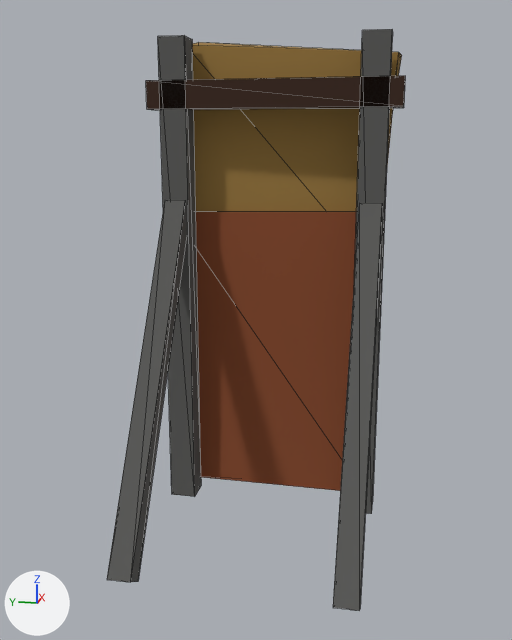
Renders of the glTF model game/public/models/arm_scrap_sheet.glb from each side of a commit.
Before and after are seen from a 50 mm camera at (-1.139, -0.233, 0.71) aimed at (0.04, 0.003, 0.415). The axes (+X, +Y, +Z) are drawn at lower left. The lights are the same throughout. The picture after the commit comes second. Mesh edges are drawn as thin lines. Vertices at exactly the same position are counted once.

The first picture shows 'arm_scrap_sheet'.
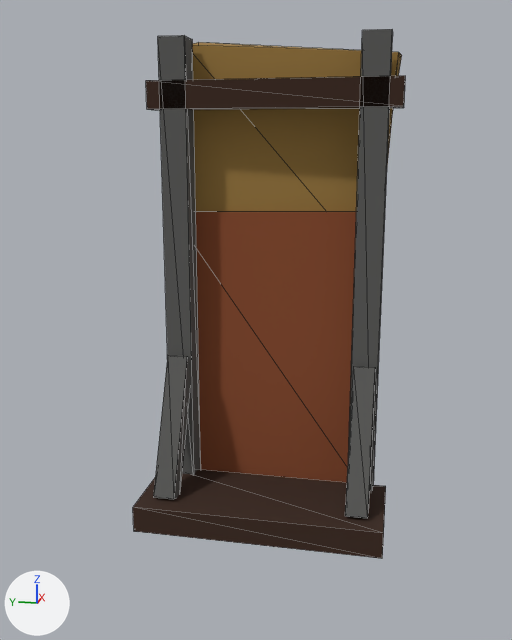
Where the change shows, as pixel boxes (x1, y1, x2, y2) in the pictures (512 x 640 px; the box of a moved part takes in the faces that stretch with it):
'arm_scrap_sheet', reshaped (9% narrower, 9% shorter): before (107, 29, 405, 611); after (133, 29, 405, 558)
part 1 of me_cube, added (brown): after (133, 469, 386, 558)
part 2 of me_cube, moved or reshaped: before (107, 200, 382, 611); after (154, 355, 375, 518)

The edits, one by one:
me_cube is used by ob_arm_scrap_sheet; location (0.0, 0.0, 0.0).
me_cube had 96 vertices, 144 faces and spanned x -0.192..0.29, y -0.232..0.232, z 0.0..0.9.
me_cube now has 104 vertices, 156 faces and spans x 0.005..0.29, y -0.232..0.232, z 0.0..0.9.
me_cube part 1: a new loose piece, a box spanning x 0.005..0.185, y -0.232..0.232, z 0.0..0.05, in mat_rust_dark (brown #3a2418).
Part 2, on me_cube:
16 vertices are removed from x -0.192..0.192, y -0.202..0.202, z 0.01..0.61.
24 faces are deleted.
8 vertices are added at x 0.037..0.073, y -0.202..0.202, z 0.042..0.058.
8 new vertices lie (0.11, 0.0, 0.25) away from vertices in x 0.037..0.073, y -0.202..0.202, z 0.042..0.058.
24 new faces join them, mat_metal (dark grey #5a5a58).
